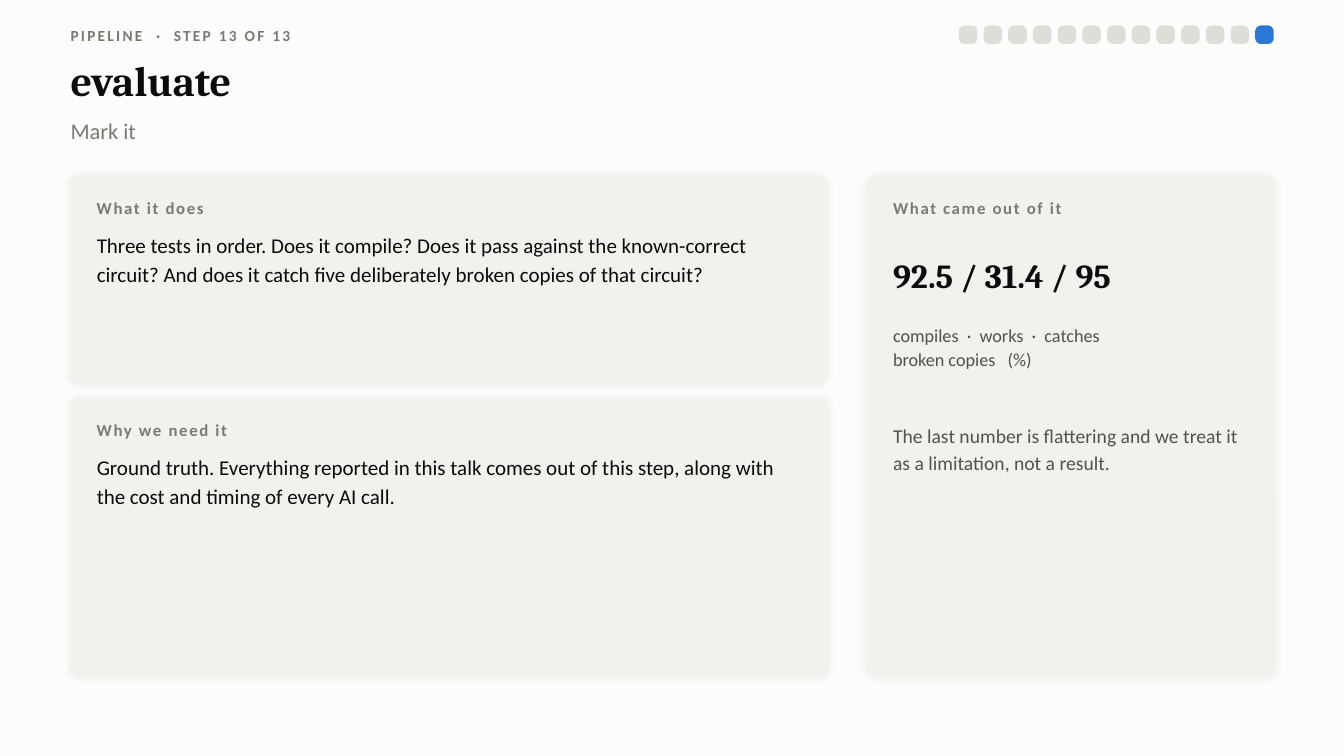
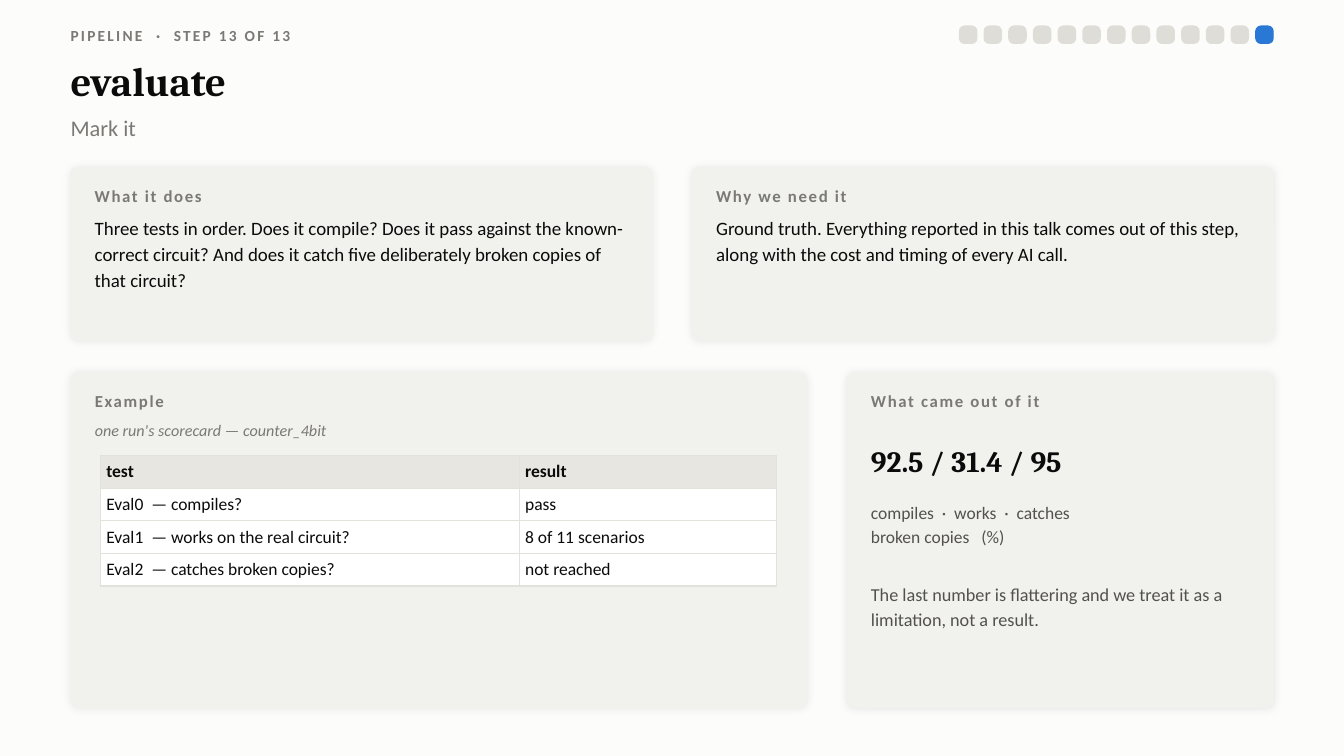
Before and after one commit to Sawaiz-zip/agentic-verilog-testbench, a slide deck: slide 19 of docs/presentation.pptx. Drawn at 1344x756 pixels with LibreOffice and Linux fonts; fonts in the diff are those of the drawing. Boxes give left, top, right and bottom in pixels: in the first picture for what was removed or moved away, otherwise in the second. Text is boxed around its words. In the diff, an @@ line names an element or a change of style, - is before the commit and + after.

```diff
--- a/docs/presentation.pptx
+++ b/docs/presentation.pptx
@@ text "evaluate" at [71,67,227,97]: size 30 to 29 pt @@
@@ rounded rectangle: place and size @@
-rounded rectangle at [71,176,827,383]
+rounded rectangle at [71,167,651,341]
@@ rounded rectangle added at [693,167,1273,341], fill #F1F1ED, outline #F1F1ED 1 pt @@
@@ text "What it does": place and size @@
-text "What it does" at [97,202,204,214]
+text "What it does" at [95,190,202,202]
@@ text "Why we need it": place and size @@
-text "Why we need it" at [97,424,227,439]
+text "Why we need it" at [716,190,847,205]
@@ text "Three tests in order. Does ...": place and size @@
-text "Three tests in order. Does ..." at [97,238,746,286]
+text "Three tests in order. Does ..." at [95,222,622,287]
@@ text "Three tests in order. Does ..." at [95,222,622,287]: size 15 to 13.5 pt; line spacing 1.16 to 1.14 @@
@@ text "Ground truth. Everything reported in ..." at [716,222,1239,265]: size 15 to 13.5 pt; line spacing 1.16 to 1.14 @@
@@ text "Ground truth. Everything reported in ...": place and size @@
-text "Ground truth. Everything reported in ..." at [97,460,774,508]
+text "Ground truth. Everything reported in ..." at [716,222,1239,265]
@@ rounded rectangle: place and size @@
-rounded rectangle at [71,398,827,676]
+rounded rectangle at [71,373,807,708]
@@ proportions changed in 3 elements at [71,167,651,341], [71,373,807,708], [847,373,1273,708] @@
@@ rounded rectangle: place and size @@
-rounded rectangle at [867,176,1273,676]
+rounded rectangle at [847,373,1273,708]
@@ text "What came out of it": place and size @@
-text "What came out of it" at [893,202,1062,214]
+text "What came out of it" at [871,395,1040,407]
@@ text added at [95,395,164,410], 12 pt, text #7A7974, bold @@
+Example
@@ text added at [95,425,326,438], 11.5 pt, text #7A7974, italic @@
+one run's scorecard — counter_4bit
@@ text "92.5 / 31.4 / 95": place and size @@
-text "92.5 / 31.4 / 95" at [893,265,1111,289]
+text "92.5 / 31.4 / 95" at [871,452,1062,473]
@@ text "92.5 / 31.4 / 95" at [871,452,1062,473]: size 24 to 21 pt @@
@@ table added at [101,456,776,582], 4 rows, 2 columns @@
+test | result
+Eval0 — compiles? | pass
+Eval1 — works on the real circuit? | 8 of 11 scenarios
+Eval2 — catches broken copies? | not reached
@@ text "compiles · works · catches": place and size @@
-text "compiles · works · catches" at [893,329,1099,369]
+text "compiles · works · catches" at [871,507,1070,546]
@@ text "compiles · works · catches" at [871,507,1070,546]: size 13 to 12.5 pt @@
@@ text "The last number is flattering ...": place and size @@
-text "The last number is flattering ..." at [893,429,1237,472]
+text "The last number is flattering ..." at [871,588,1223,628]
@@ text "The last number is flattering ..." at [871,588,1223,628]: size 14 to 13 pt @@
```
Also in this commit, not shown: 12 other slides changed, 1 other file.
